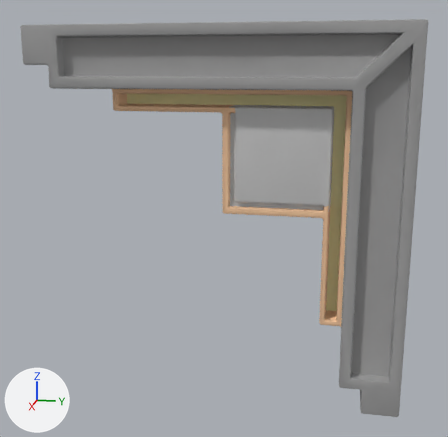
A saved change to the FBX model 2019_GP3_Team2/Assets/3D/Props/Kitbag/SM_Corner_01.FBX.
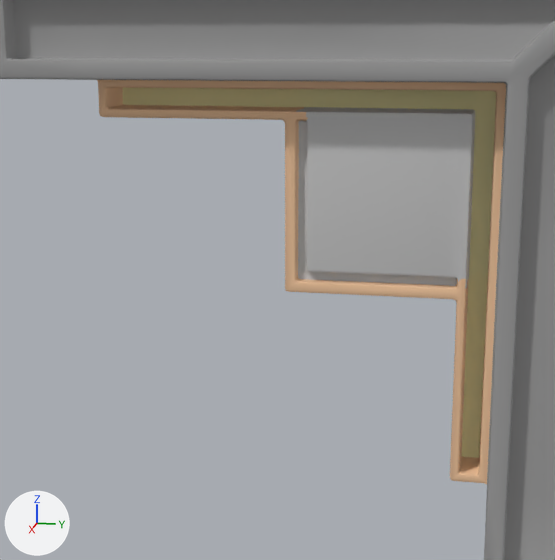
There are two pictures of each version: one whole from a 50 mm camera at (4.23, -0.41, -0.26) aimed at (0.01, -1.26, -1.31), one close up on the part from 12% to 85% of the width and 10% to 85% of the height. Arrows for +X, +Y and +Z are at lower left; the lights stay in place. Where no turn or scale is listed for an object, it has been applied to the vertices.

Objects in the first close-up: 'corner'.
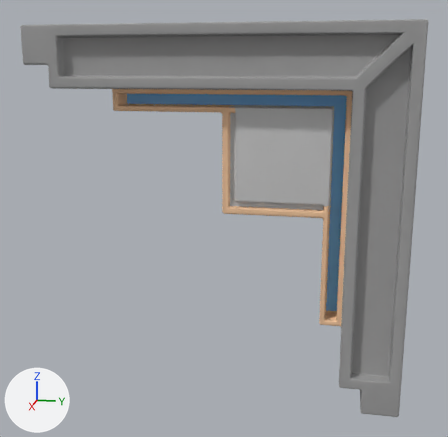
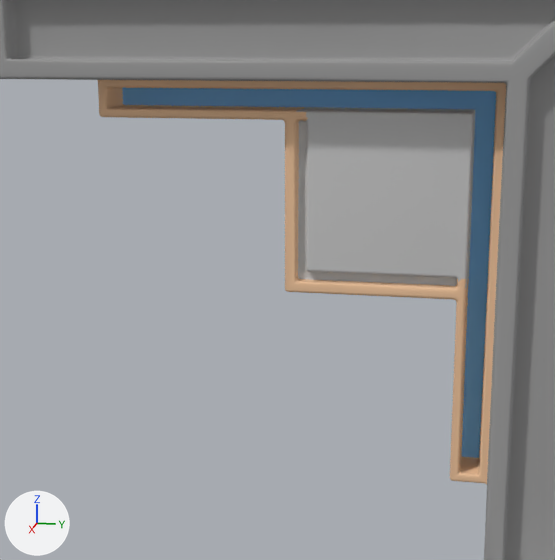
Commit message: Coren fix

Location of each change, [x1, y1, x2, y2] in pixels of the close-ups (555 x 560 px):
'corner', recoloured: [119, 85, 499, 474] in both

The change in detail:
Material 'emissive' (mat_emissive) changes colour from beige #f0e8ad to blue #80c1f6; in linear values from (0.875, 0.804, 0.42) to (0.216, 0.533, 0.925).
